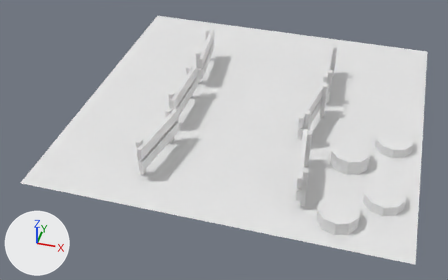
Renders of the Blender file chapter_06_portal_scene/portal.blend from each side of a commit.
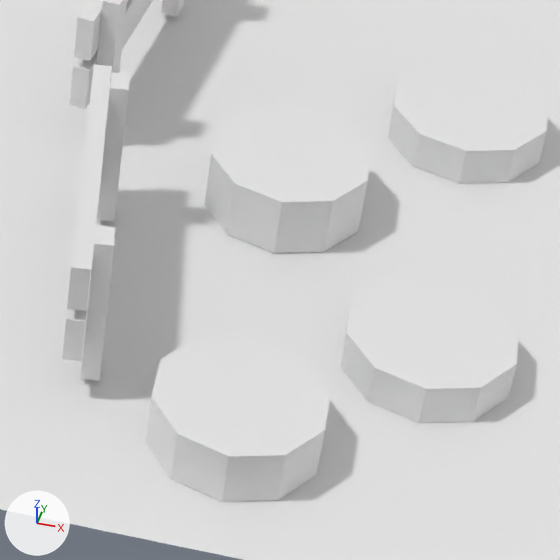
Each version appears first whole from a 50 mm camera at (1.37, -6.04, 4.29) aimed at (-0.24, -0.43, -0.22), and next in a close-up on the part from 63% to 93% of the width and 41% to 89% of the height. The axes (+X, +Y, +Z) are drawn at lower left. The lights are the same throughout.
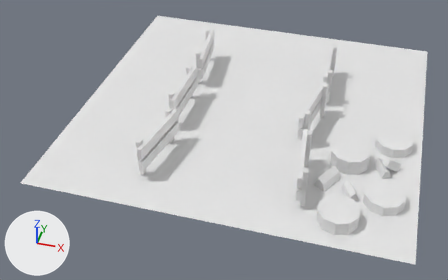
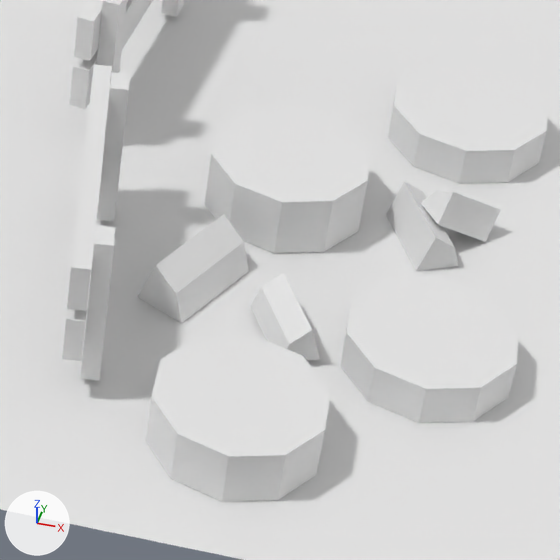
Location of each change, [x1, y1, x2, y2] in pixels of the close-ups (560 x 560 px):
'Cylinder.006', added
    after: [138, 214, 249, 324]
'Cylinder.005', added
    after: [386, 182, 459, 271]
'Cylinder.007', added
    after: [250, 273, 320, 361]
'Cylinder.004', added
    after: [421, 191, 501, 242]

What changed in the scene script:
```text
Add me_cylinder_008:
    me_cylinder_008.from_pydata([(0.0, 0.0, -1.0), (0.0, 0.0, 1.0), (-0.59, -0.81, -1.0), (-0.59, -0.81, 1.0), (-0.95, -0.31, -1.0), (-0.95, -0.31, 1.0), (-0.95, 0.31, -1.0), (-0.95, 0.31, 1.0)], [], [(0, 2, 4), (1, 5, 3), (2, 3, 5, 4), (0, 4, 6), (1, 7, 5), (4, 5, 7, 6), (6, 7, 1, 0), (2, 0, 1, 3)])
Add ob_cylinder_007:
    ob_cylinder_007 = bpy.data.objects.new('Cylinder.007', me_cylinder_008)
    ob_cylinder_007.location = (1.353, -1.21, 0.016)
    ob_cylinder_007.rotation_euler = (1.571, 0.946, -5.832)  # degrees (90, 54, -334)
    ob_cylinder_007.scale = (0.105, 0.105, 0.105)
Add ob_cylinder_006:
    ob_cylinder_006 = bpy.data.objects.new('Cylinder.006', me_cylinder_008.copy())
    ob_cylinder_006.location = (1.004, -1.067, 0.001)
    ob_cylinder_006.rotation_euler = (1.571, 0.946, -3.647)  # degrees (90, 54, -209)
    ob_cylinder_006.scale = (0.138, 0.138, 0.138)
Add ob_cylinder_005:
    ob_cylinder_005 = bpy.data.objects.new('Cylinder.005', me_cylinder_008.copy())
    ob_cylinder_005.location = (1.55, -0.794, 0.001)
    ob_cylinder_005.rotation_euler = (1.571, 0.946, -2.707)  # degrees (90, 54, -155)
    ob_cylinder_005.scale = (0.112, 0.112, 0.112)
Add ob_cylinder_004:
    ob_cylinder_004 = bpy.data.objects.new('Cylinder.004', me_cylinder_008.copy())
    ob_cylinder_004.location = (1.694, -0.778, 0.052)
    ob_cylinder_004.rotation_euler = (0.754, 0.754, -1.615)  # degrees (43, 43, -93)
    ob_cylinder_004.scale = (0.091, 0.091, 0.091)
```
